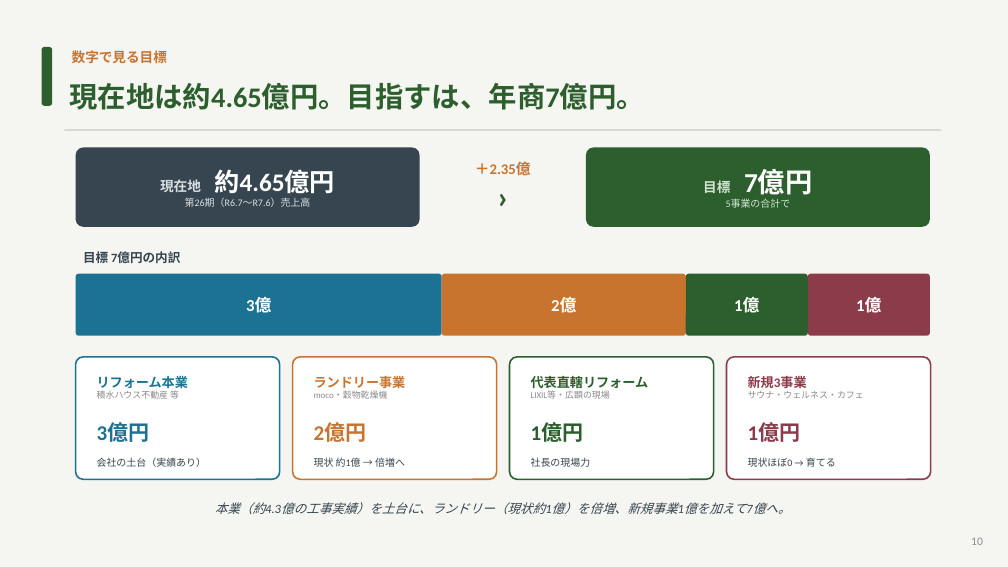
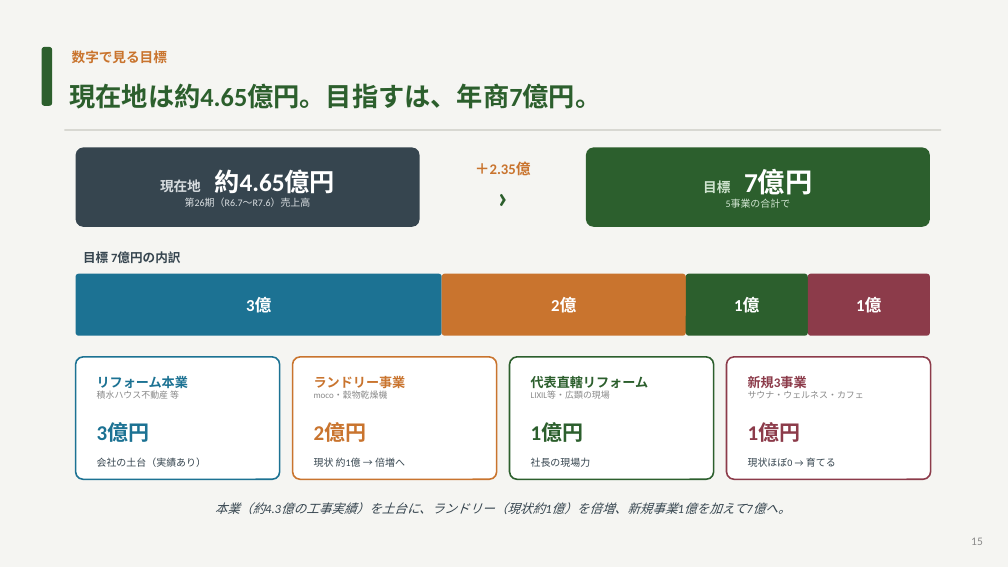
Before and after one commit to hiroaki-hab/test-repo-my-first-codex-smart-support-dev, a slide deck: slide 15 of 光和工業_ビジョン資料.pptx (slide 10 before the commit). Drawn at 1008x567 pixels with LibreOffice and Linux fonts; fonts in the diff are those of the drawing. Boxes give left, top, right and bottom in pixels: in the first picture for what was removed or moved away, otherwise in the second. Text is boxed around its words. In the diff, an @@ line names an element or a change of style, - is before the commit and + after.

```diff
--- a/光和工業_ビジョン資料.pptx
+++ b/光和工業_ビジョン資料.pptx
@@ text "現在地は約4.65億円。目指すは、年商7億円。" at bbox=[69, 83, 601, 109]: size 27 to 25 pt @@
@@ text at bbox=[971, 537, 983, 545]: text changed @@
-10
+15
```
Also in this commit, not shown: 9 other slides changed, 5 slides added, 2 slides removed, 19 other files.
